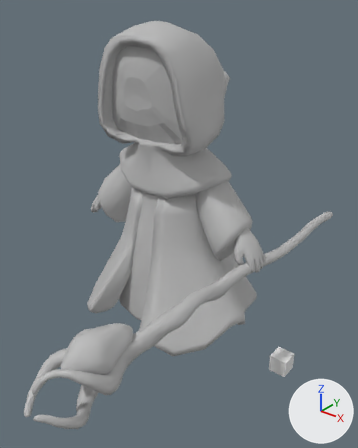
Before and after pictures for a commit that changed the Blender file WorkingFiles/Mage/ANIMS_Mage.blend.
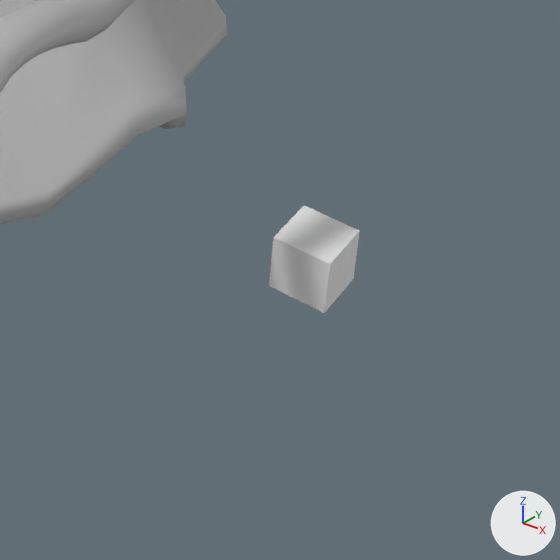
Old and new are each drawn whole from a 50 mm camera at (1.2, -1.464, 1.413) aimed at (0.153, -0.155, 0.602) and again close up on the part from 54% to 98% of the width and 64% to 100% of the height. The lights are fixed; the arrows at lower right show +X, +Y and +Z.

The first close-up shows 'Cube', 'MageCharacter.001', 'Wizard_Staff_low'.
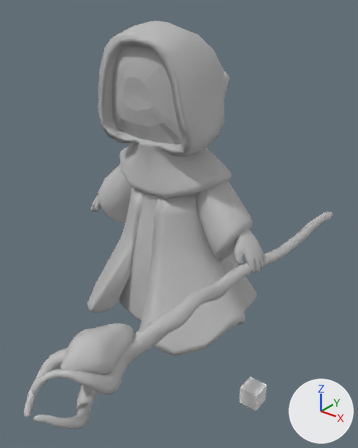
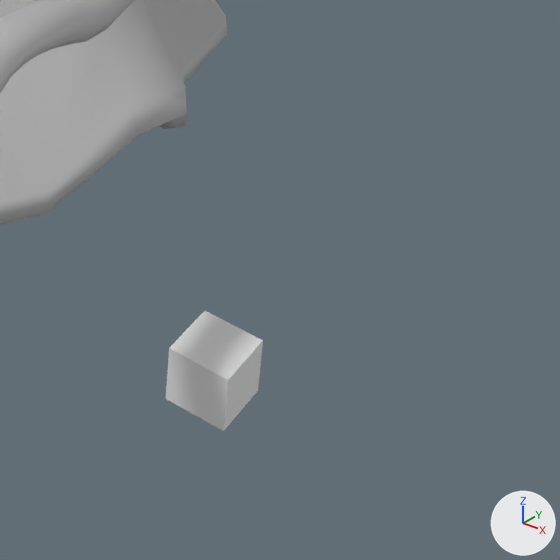
Edits to the bpy script that builds the scene:
```text
Change ob_cube:
    ob_cube.location: (0.522, 0.069, -0.011) -> (0.522, -0.16, -0.011)
```

Location of each change, (x1, y1, x2, y2) in pixels of the close-ups (560 x 560 px):
'Cube', moved
    before: (269, 205, 360, 313)
    after: (166, 311, 263, 431)
